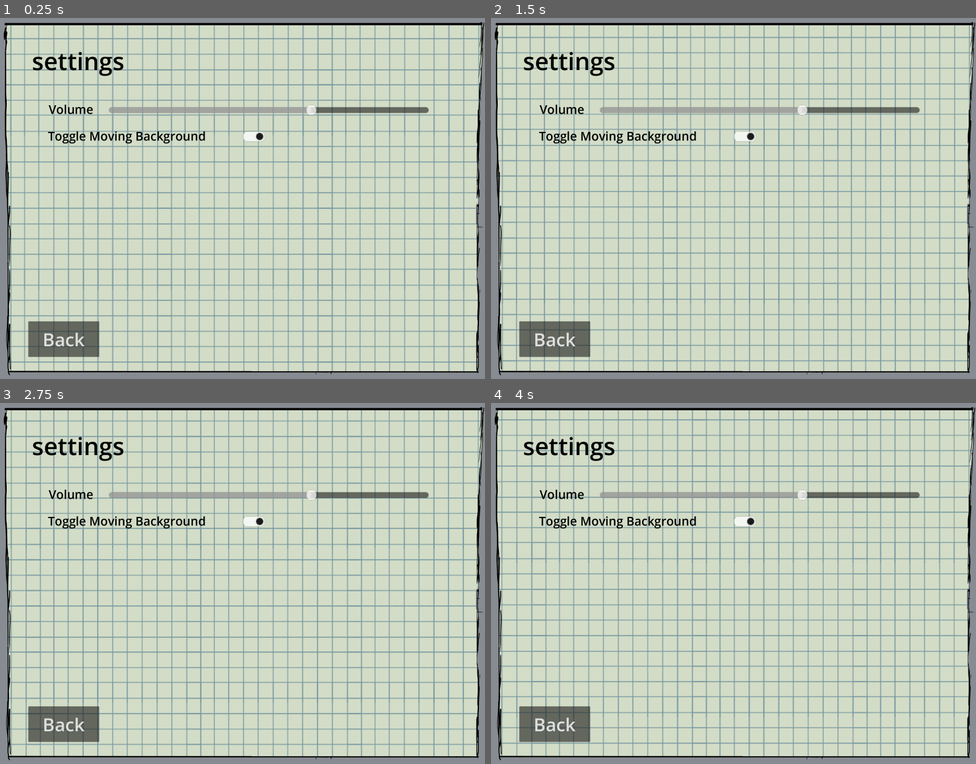
Above: before the commit, frames 1-4 (two rows, left to right).
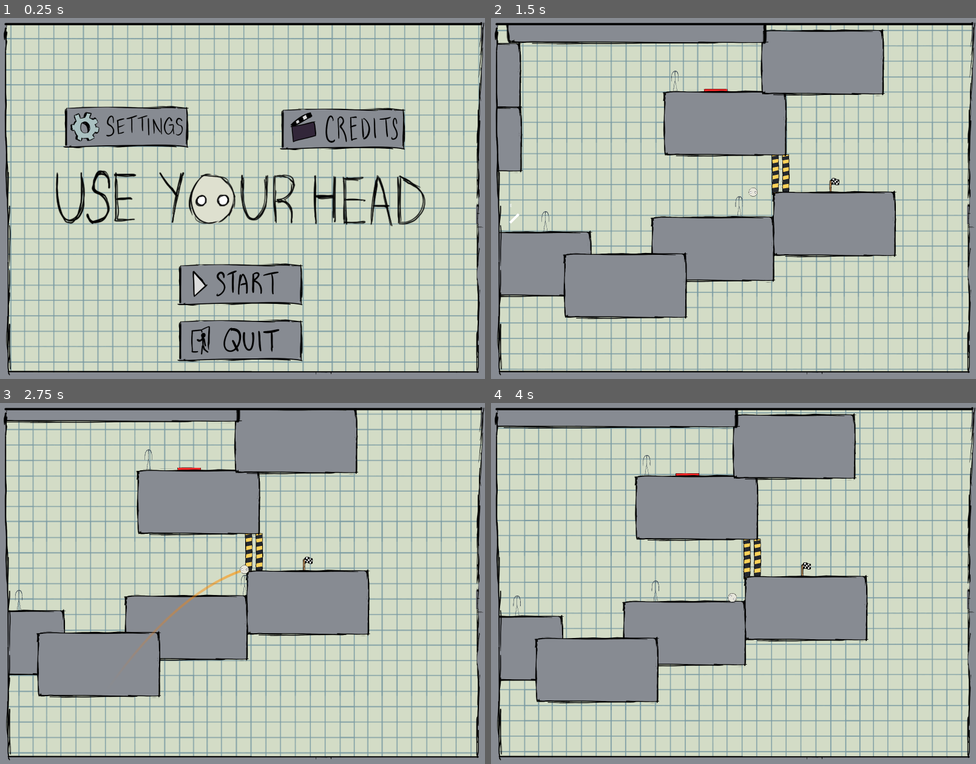
Above: after the commit, the same moments.

Repository: Indigo-Hawk/UBGJ-Project
Game: Godot game, scene res://Components/UI/main_menu.tscn
The game is run twice, just before and just after one commit, with the same random seed, the same clock (stepped at 60 frames per second) and the same inputs.
Inputs (mouse positions are in pixels of both pictures, inside the frame that each line leads up to):
- Up to frame 1 (0.25 s): no input
- Up to frame 2 (1.5 s): click (728, 285) at 0.52 s; move the mouse to (840, 180) at 1.27 s; hold D (RIGHT) from 1.28 s (still down); tap Space (ACTION) at 1.35 s
- Up to frame 3 (2.75 s): keep holding D (RIGHT); move the mouse to (145, 601) at 2.02 s; tap E (INTERACT) at 2.1 s
- Up to frame 4 (4 s): move the mouse to (782, 504) at 2.77 s; release D (RIGHT) at 2.78 s; hold A (LEFT) 2.78-3.53 s; tap Space (ACTION) at 2.85 s; move the mouse to (709, 655) at 3.52 s; hold D (RIGHT) from 3.53 s (still down); tap E (INTERACT) at 3.6 s

The runs differ from the first frame. In frame 1, 16% of the frame differs, in the area x 5-89%, y 9-96%; in frame 2, 50%, in the area x 1-100%, y 2-98%; in frame 3, 47%; in frame 4, 48%.

Commit message:
added a tutorial level and end screen

Diff:
--- /dev/null
+++ b/Components/EndScene/end_screen.gd
@@ -0,0 +1,5 @@
+extends Node
+
+
+func _on_button_button_up() -> void:
+	Globals.changeScenes("res://Components/UI/main_menu.tscn")
--- /dev/null
+++ b/Components/EndScene/end_screen.tscn
@@ -0,0 +1,56 @@
+[gd_scene load_steps=4 format=3 uid="uid://ciq07ehnyboh3"]
+
+[ext_resource type="Script" uid="uid://dunlxfn6x5q0g" path="res://Components/EndScene/end_screen.gd" id="1_fn16l"]
+[ext_resource type="PackedScene" uid="uid://cr0xdlvoi8kvu" path="res://Components/Camera/main_camera.tscn" id="1_ht4c1"]
+[ext_resource type="Texture2D" uid="uid://xglfrdjltbyq" path="res://Art/finish.png" id="3_g51v5"]
+
+[node name="EndScreen" type="Node"]
+script = ExtResource("1_fn16l")
+
+[node name="MainCamera" parent="." instance=ExtResource("1_ht4c1")]
+position = Vector2(17, 7)
+
+[node name="Label" type="Label" parent="."]
+offset_left = -204.311
+offset_top = -210.935
+offset_right = 219.689
+offset_bottom = -73.9349
+theme_override_colors/font_color = Color(0.0980392, 0.176471, 0.247059, 1)
+theme_override_colors/font_outline_color = Color(1, 0.960784, 0.941176, 0.47451)
+theme_override_constants/outline_size = 5
+theme_override_font_sizes/font_size = 100
+text = "You Win!"
+
+[node name="Label2" type="Label" parent="."]
+offset_left = -190.311
+offset_top = -19.9349
+offset_right = 233.689
+offset_bottom = 117.065
+theme_override_colors/font_color = Color(0.0980392, 0.176471, 0.247059, 1)
+theme_override_colors/font_outline_color = Color(1, 0.960784, 0.941176, 0.47451)
+theme_override_constants/outline_size = 5
+theme_override_font_sizes/font_size = 40
+text = "Thanks For Playing"
+
+[node name="Button" type="Button" parent="."]
+offset_left = -228.0
+offset_top = 473.0
+offset_right = 199.0
+offset_bottom = 604.0
+theme_override_font_sizes/font_size = 35
+text = "Back to Main Menu"
+
+[node name="Finish" type="Sprite2D" parent="."]
+position = Vector2(454.689, 76.0651)
+rotation = 0.719593
+scale = Vector2(2, 2)
+texture = ExtResource("3_g51v5")
+
+[node name="Finish3" type="Sprite2D" parent="."]
+position = Vector2(-447.311, 80.0651)
+rotation = -0.719076
+scale = Vector2(2, 2)
+texture = ExtResource("3_g51v5")
+flip_h = true
+
+[connection signal="button_up" from="Button" to="." method="_on_button_button_up"]
--- a/Components/UI/main_menu.tscn
+++ b/Components/UI/main_menu.tscn
@@ -36,7 +36,6 @@
 [node name="MainCamera" parent="." instance=ExtResource("2_4h3tf")]
 
 [node name="Main" type="Control" parent="."]
-visible = false
 anchors_preset = 0
 offset_right = 40.0
 offset_bottom = 40.0
@@ -88,6 +87,7 @@
 frame_progress = 0.702407
 
 [node name="Settings" type="Control" parent="."]
+visible = false
 anchors_preset = 0
 offset_right = 40.0
 offset_bottom = 40.0
--- a/Levels/level_1.tscn
+++ b/Levels/level_1.tscn
@@ -20,86 +20,86 @@
 
 [node name="Block28" parent="Blocks" instance=ExtResource("2_syshm")]
 position = Vector2(160, 949)
-rotation = 3.1415927
-scale = Vector2(0.040002912, -0.79999995)
+rotation = 3.14159
+scale = Vector2(0.0400029, -0.8)
 
 [node name="Block24" parent="Blocks" instance=ExtResource("2_syshm")]
-position = Vector2(-236.00002, 634)
-rotation = 1.5707985
-scale = Vector2(0.040002912, -1.134062)
+position = Vector2(-236, 634)
+rotation = 1.5708
+scale = Vector2(0.0400029, -1.13406)
 
 [node name="Block29" parent="Blocks" instance=ExtResource("2_syshm")]
-position = Vector2(351, 788.99994)
-rotation = -3.1415927
-scale = Vector2(0.04000291, -0.35999745)
+position = Vector2(351, 789)
+rotation = -3.14159
+scale = Vector2(0.0400029, -0.359997)
 
 [node name="Block20" parent="Blocks" instance=ExtResource("2_syshm")]
 position = Vector2(298, 829)
-rotation = 1.5707941
-scale = Vector2(0.11999816, 2.0400038)
+rotation = 1.57079
+scale = Vector2(0.119998, 2.04)
 
 [node name="Block19" parent="Blocks" instance=ExtResource("2_syshm")]
-position = Vector2(46.000004, 720)
-scale = Vector2(0.11999816, 1)
+position = Vector2(46, 720)
+scale = Vector2(0.119998, 1)
 
 [node name="Block25" parent="Blocks" instance=ExtResource("2_syshm")]
-position = Vector2(14.0000305, 866)
-rotation = -2.5328822
-scale = Vector2(0.052547127, -0.6816601)
+position = Vector2(14, 866)
+rotation = -2.53288
+scale = Vector2(0.0525471, -0.68166)
 
 [node name="Block22" parent="Blocks" instance=ExtResource("2_syshm")]
-position = Vector2(-52, 759.00006)
-scale = Vector2(-0.040002912, 0.56)
+position = Vector2(-52, 759)
+scale = Vector2(-0.0400029, 0.56)
 
 [node name="Block26" parent="Blocks" instance=ExtResource("2_syshm")]
-position = Vector2(-126.00001, 939.00006)
-scale = Vector2(-0.040002912, 0.79999995)
+position = Vector2(-126, 939)
+scale = Vector2(-0.0400029, 0.8)
 
 [node name="Block27" parent="Blocks" instance=ExtResource("2_syshm")]
-position = Vector2(-39.000008, 1090)
-scale = Vector2(-0.040002912, 0.79999995)
+position = Vector2(-39, 1090)
+scale = Vector2(-0.0400029, 0.8)
 
 [node name="Block23" parent="Blocks" instance=ExtResource("2_syshm")]
-position = Vector2(-68.000015, 667)
-rotation = -0.49084362
-scale = Vector2(-0.040002912, 0.33406126)
+position = Vector2(-68, 667)
+rotation = -0.490844
+scale = Vector2(-0.0400029, 0.334061)
 
 [node name="Block21" parent="Blocks" instance=ExtResource("2_syshm")]
-position = Vector2(452.99997, 540)
-rotation = 0.90902215
-scale = Vector2(-0.06960415, 1.3111029)
+position = Vector2(453, 540)
+rotation = 0.909022
+scale = Vector2(-0.0696042, 1.3111)
 
 [node name="Block16" parent="Blocks" instance=ExtResource("2_syshm")]
-position = Vector2(-243.00002, 159.99997)
-rotation = 1.5314339
-scale = Vector2(0.39141166, -3.0239692)
+position = Vector2(-243, 160)
+rotation = 1.53143
+scale = Vector2(0.391412, -3.02397)
 
 [node name="Block5" parent="Blocks" instance=ExtResource("2_syshm")]
 position = Vector2(-364, 508)
-scale = Vector2(1.4800001, 0.27999997)
+scale = Vector2(1.48, 0.28)
 
 [node name="Block13" parent="Blocks" instance=ExtResource("2_syshm")]
 position = Vector2(806, 642)
 
 [node name="Block17" parent="Blocks" instance=ExtResource("2_syshm")]
-position = Vector2(-215, 830.99994)
-scale = Vector2(0.6963235, 0.12000364)
+position = Vector2(-215, 831)
+scale = Vector2(0.696324, 0.120004)
 
 [node name="Block3" parent="Blocks" instance=ExtResource("2_syshm")]
 position = Vector2(804, 386)
 
 [node name="Block18" parent="Blocks" instance=ExtResource("2_syshm")]
-position = Vector2(189.99998, 434.99997)
-rotation = -0.8276243
-scale = Vector2(0.54614204, 0.15015136)
+position = Vector2(190, 435)
+rotation = -0.827624
+scale = Vector2(0.546142, 0.150151)
 
 [node name="Block14" parent="Blocks" instance=ExtResource("2_syshm")]
 position = Vector2(156, 426)
-scale = Vector2(0.10496897, 0.6060422)
+scale = Vector2(0.104969, 0.606042)
 
 [node name="Block15" parent="Blocks" instance=ExtResource("2_syshm")]
 position = Vector2(155, 153)
-scale = Vector2(0.10496897, 0.6060422)
+scale = Vector2(0.104969, 0.606042)
 
 [node name="Block4" parent="Blocks" instance=ExtResource("2_syshm")]
 position = Vector2(-616, 395)
@@ -127,7 +127,6 @@
 
 [node name="Block1" parent="Blocks" instance=ExtResource("3_rfktq")]
 position = Vector2(81, 512)
-rotation = -0.347896
 
 [node name="EndZone" parent="Blocks" instance=ExtResource("4_syshm")]
 position = Vector2(85, 1018)
@@ -174,7 +173,7 @@
 
 [node name="Portal3" parent="." node_paths=PackedStringArray("connectedPortal") instance=ExtResource("9_xoyoh")]
 position = Vector2(-337, 582)
-scale = Vector2(0.46949944, -0.643129)
+scale = Vector2(0.469499, -0.643129)
 connectedPortal = NodePath("../Portal4")
 
 [node name="Switch" parent="." instance=ExtResource("10_f4pg2")]
--- /dev/null
+++ b/Levels/level_t.tscn
@@ -0,0 +1,95 @@
+[gd_scene load_steps=6 format=3 uid="uid://4xtj1pb84h2p"]
+
+[ext_resource type="PackedScene" uid="uid://cr0xdlvoi8kvu" path="res://Components/Camera/main_camera.tscn" id="1_3ten1"]
+[ext_resource type="PackedScene" uid="uid://bddjdhdyavhtq" path="res://Components/Head/head.tscn" id="2_lgndu"]
+[ext_resource type="PackedScene" uid="uid://c135b0kbl8oaj" path="res://Components/Block/block_1.tscn" id="3_yttsi"]
+[ext_resource type="PackedScene" uid="uid://c7dgl4dli5vue" path="res://Components/Block/block_3.tscn" id="4_ivsm0"]
+[ext_resource type="PackedScene" uid="uid://dlq5lyppjqcgx" path="res://Components/Bodys/body(basic).tscn" id="5_lgndu"]
+
+[node name="Level_T" type="Node"]
+
+[node name="MainCamera" parent="." instance=ExtResource("1_3ten1")]
+position = Vector2(-192, -572)
+
+[node name="Head" parent="." instance=ExtResource("2_lgndu")]
+position = Vector2(-244, -2657)
+
+[node name="Blocks" type="Node2D" parent="."]
+
+[node name="Block1" parent="Blocks" instance=ExtResource("3_yttsi")]
+position = Vector2(172, 127)
+scale = Vector2(3, 2)
+
+[node name="Block9" parent="Blocks" instance=ExtResource("3_yttsi")]
+position = Vector2(1661, 120)
+scale = Vector2(3, 2)
+
+[node name="Block10" parent="Blocks" instance=ExtResource("3_yttsi")]
+position = Vector2(1092, -918)
+scale = Vector2(3, 2)
+
+[node name="Block6" parent="Blocks" instance=ExtResource("3_yttsi")]
+position = Vector2(-836, -570)
+rotation = 1.5708
+scale = Vector2(3, 2)
+
+[node name="Block3" parent="Blocks" instance=ExtResource("3_yttsi")]
+position = Vector2(-896, -2302)
+rotation = 1.5708
+scale = Vector2(6, 4)
+
+[node name="Block4" parent="Blocks" instance=ExtResource("3_yttsi")]
+position = Vector2(406, -2316)
+rotation = 1.5708
+scale = Vector2(6, 4)
+
+[node name="Block2" parent="Blocks" instance=ExtResource("4_ivsm0")]
+position = Vector2(-98, -727)
+rotation = -0.45849
+
+[node name="Block5" parent="Blocks" instance=ExtResource("4_ivsm0")]
+position = Vector2(-378, -364)
+rotation = -2.6401
+
+[node name="Block7" parent="Blocks" instance=ExtResource("3_yttsi")]
+position = Vector2(-396, -129)
+
+[node name="Block8" parent="Blocks" instance=ExtResource("3_yttsi")]
+position = Vector2(962, -179)
+
+[node name="Bodies" type="Node2D" parent="."]
+
+[node name="Body(Basic)" parent="Bodies" instance=ExtResource("5_lgndu")]
+position = Vector2(-54, -184)
+
+[node name="Body(Basic)2" parent="Bodies" instance=ExtResource("5_lgndu")]
+position = Vector2(1309, -204)
+
+[node name="Text" type="Node2D" parent="."]
+
+[node name="Label" type="Label" parent="Text"]
+offset_left = -120.0
+offset_top = -94.0
+offset_right = 347.0
+offset_bottom = -45.0
+theme_override_colors/font_color = Color(1, 0.596078, 0, 1)
+theme_override_font_sizes/font_size = 35
+text = "A & D to move left and right"
+
+[node name="Label2" type="Label" parent="Text"]
+offset_left = 621.0
+offset_top = -762.0
+offset_right = 1088.0
+offset_bottom = -713.0
+theme_override_colors/font_color = Color(1, 0.596078, 0, 1)
+theme_override_font_sizes/font_size = 35
+text = "Space or LMB to throw your Head"
+
+[node name="Label3" type="Label" parent="Text"]
+offset_left = 1529.0
+offset_top = -103.0
+offset_right = 2096.0
+offset_bottom = -54.0
+theme_override_colors/font_color = Color(1, 0.596078, 0, 1)
+theme_override_font_sizes/font_size = 35
+text = "You also move when your just a head"
--- a/project.godot
+++ b/project.godot
@@ -12,7 +12,7 @@
 
 config/name="Use Your Head"
 run/main_scene="uid://bhyiet2epxdbu"
-config/features=PackedStringArray("4.5", "GL Compatibility")
+config/features=PackedStringArray("4.4", "GL Compatibility")
 config/icon="uid://crwxreqablf0h"
 
 [autoload]
Not shown, added: Components/EndScene/end_screen.gd.uid
